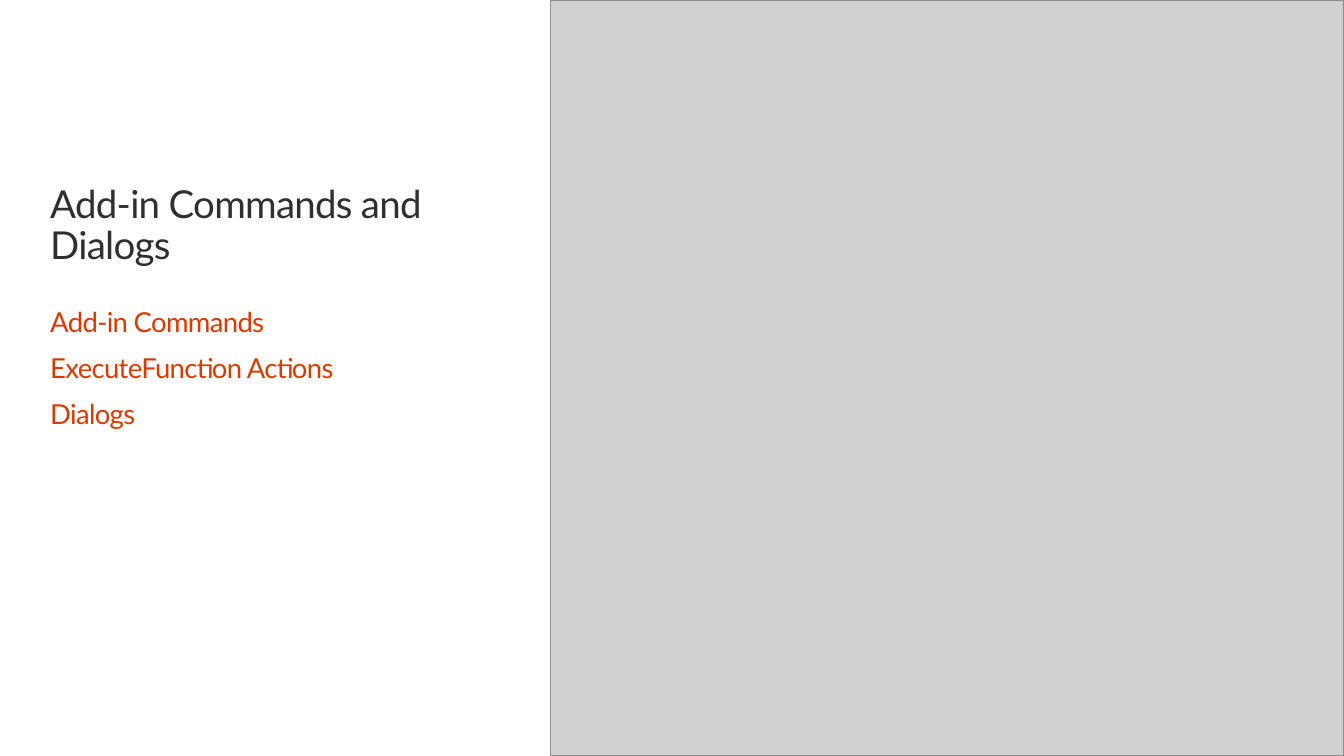
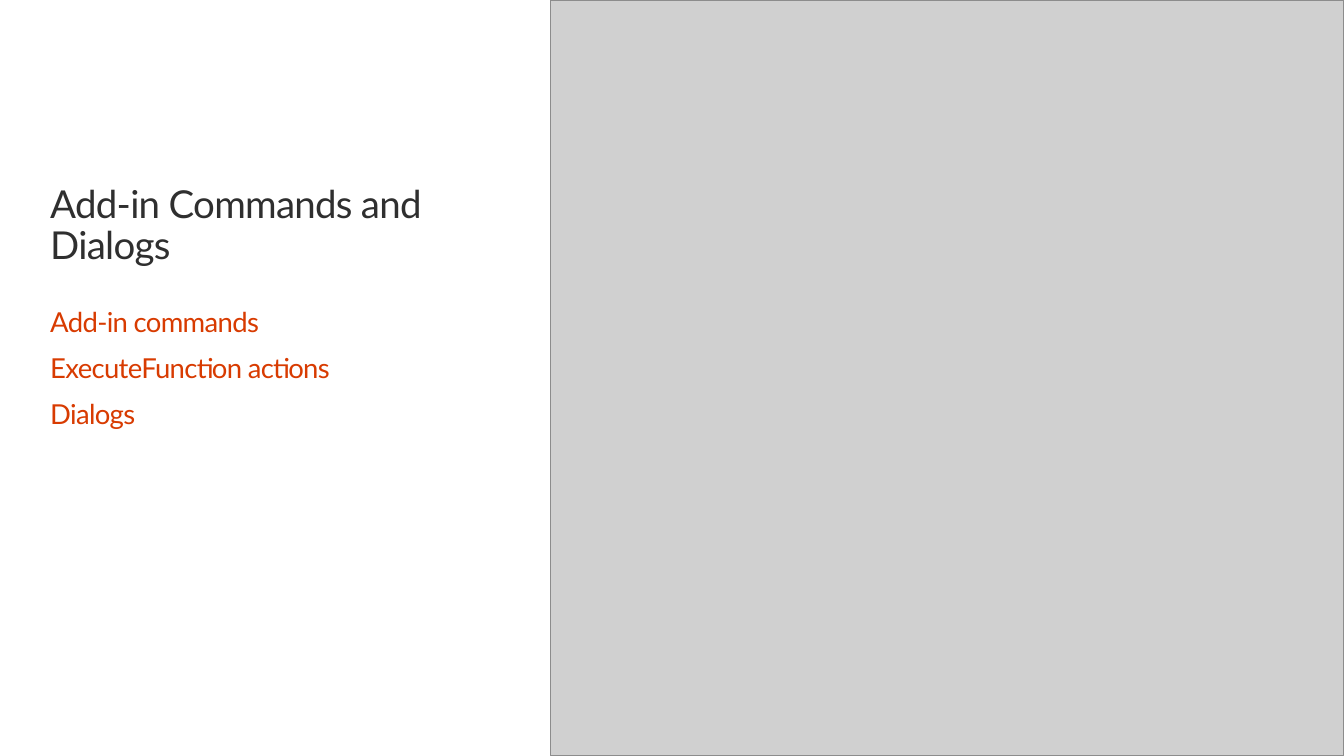
Before and after one commit to OfficeDev/TrainingContent, a slide deck: slide 2 of OfficeAddin/04 Building Add-ins for Microsoft Outlook/02 Add-in Commands and Dialogs.pptx. Drawn at 1344x756 pixels with LibreOffice and Linux fonts; fonts in the diff are those of the drawing; grey boxes stand for pictures; background and template pictures are left out. Boxes give left, top, right and bottom in pixels: in the first picture for what was removed or moved away, otherwise in the second. Text is boxed around its words. In the diff, an @@ line names an element or a change of style, - is before the commit and + after.

```diff
--- a/OfficeAddin/04 Building Add-ins for Microsoft Outlook/02 Add-in Commands and Dialogs.pptx
+++ b/OfficeAddin/04 Building Add-ins for Microsoft Outlook/02 Add-in Commands and Dialogs.pptx
@@ text at [50,311,330,379]: text changed @@
-Add-in Commands
-ExecuteFunction Actions
+Add-in commands
+ExecuteFunction actions
```
Also in this commit, not shown: 4 other slides changed, 51 other files.
